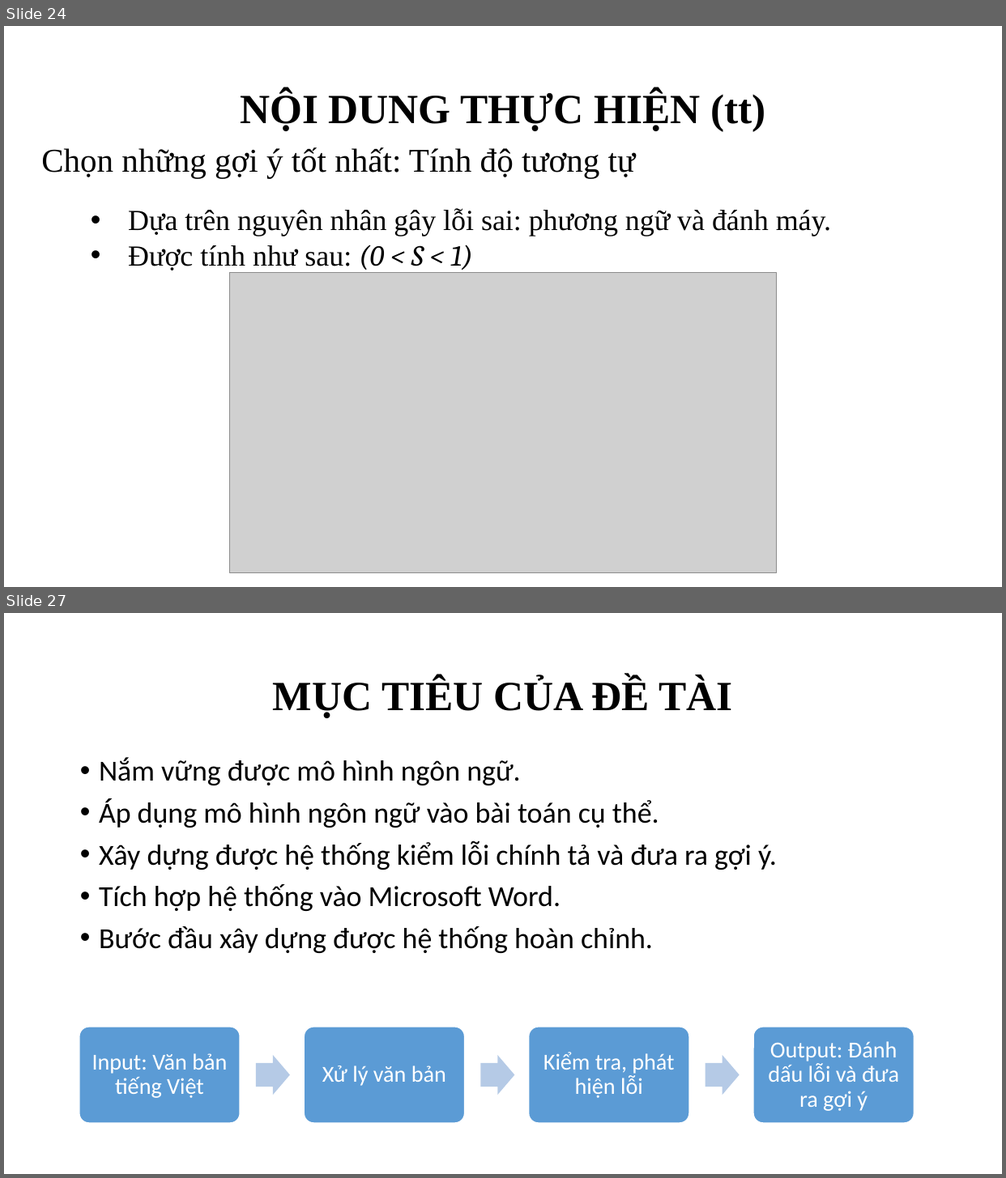
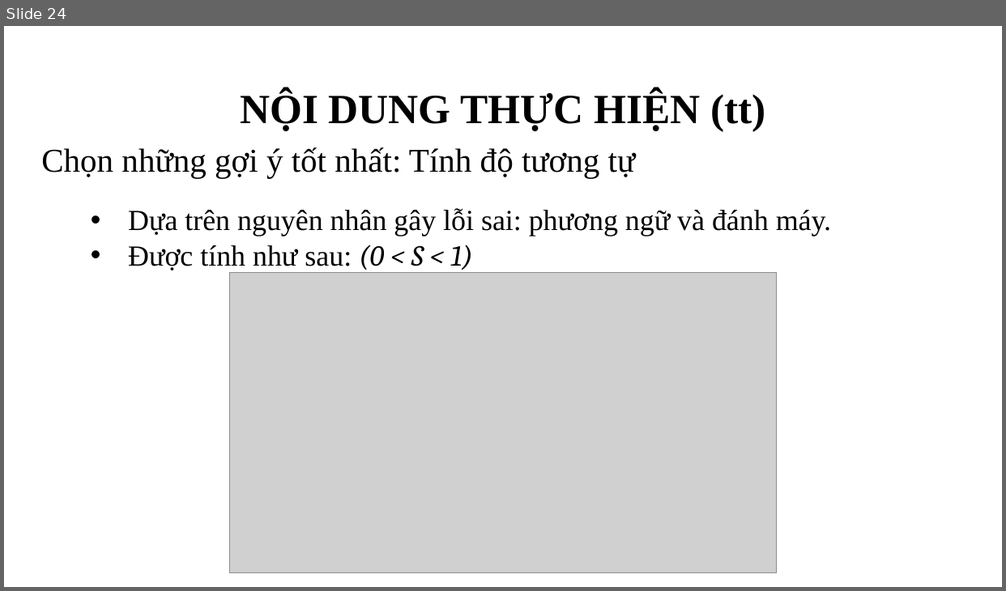
Before and after one commit to thanle95/Thesis_VietnameseCheckingSpelling, a slide deck: present.pptx. Shown one above the other, each under a label of ours: slides 24 and 27 before the commit, slide 24 after it; the slides between them are not shown. The pictures are 1006x1178 and 1006x591 pixels, drawn with LibreOffice and Linux fonts; fonts in the diff are those of the drawing; grey boxes stand for pictures; background and template pictures are left out. Boxes give left, top, right and bottom in pixels: in the first picture for what was removed or moved away, otherwise in the second. Text is boxed around its words. In the diff, an @@ line names an element or a change of style, - is before the commit and + after.

```diff
--- a/present.pptx
+++ b/present.pptx
@@ slide 27 removed at (4,613,1002,1174), background picture (left out) @@
@@ title removed at (273,678,733,718) @@
-MỤC TIÊU CỦA ĐỀ TÀI
@@ text removed at (99,757,777,953) @@
-• Nắm vững được mô hình ngôn ngữ.
-• Áp dụng mô hình ngôn ngữ vào bài toán cụ thể.
-• Xây dựng được hệ thống kiểm lỗi chính tả và đưa ra gợi ý.
-• Tích hợp hệ thống vào Microsoft Word.
-• Bước đầu xây dựng được hệ thống hoàn chỉnh.
@@ group removed at (79,1027,914,1123): 4 rounded rectangles, 4 texts, 3 right arrows @@
-Input: Văn bản tiếng Việt
-Xử lý văn bản
-Kiểm tra, phát hiện lỗi
-Output: Đánh dấu lỗi và đưa ra gợi ý
```
Also in this commit, not shown: 10 slides changed, 14 slides added, 2 other files.
